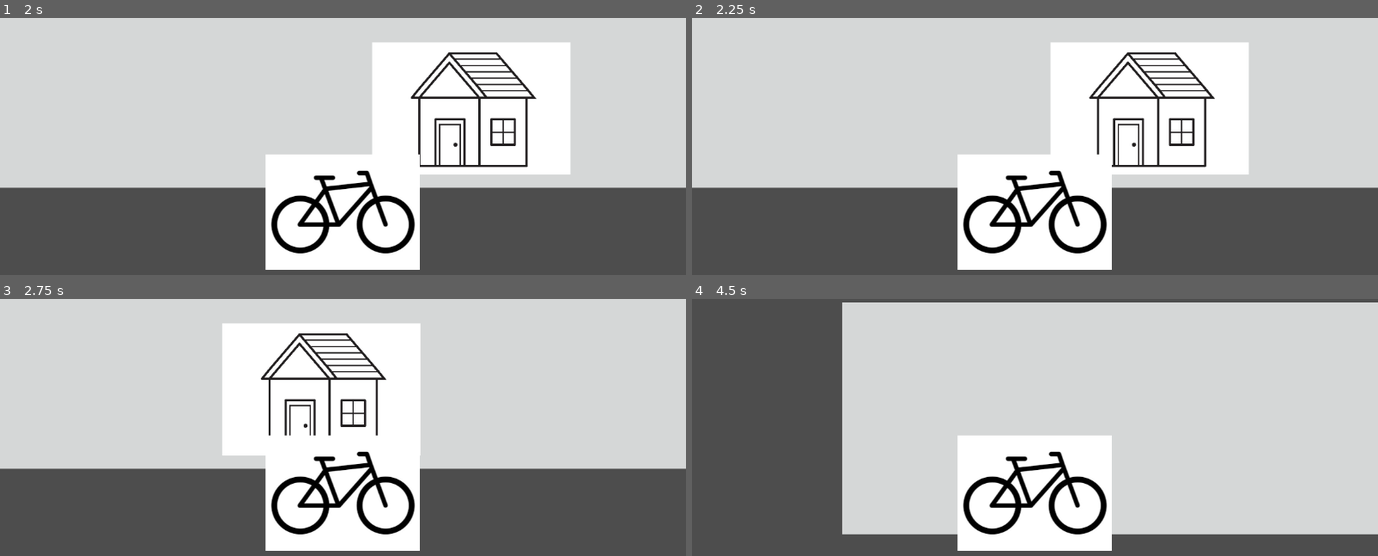
Above: before the commit, frames 1-4 (two rows, left to right).
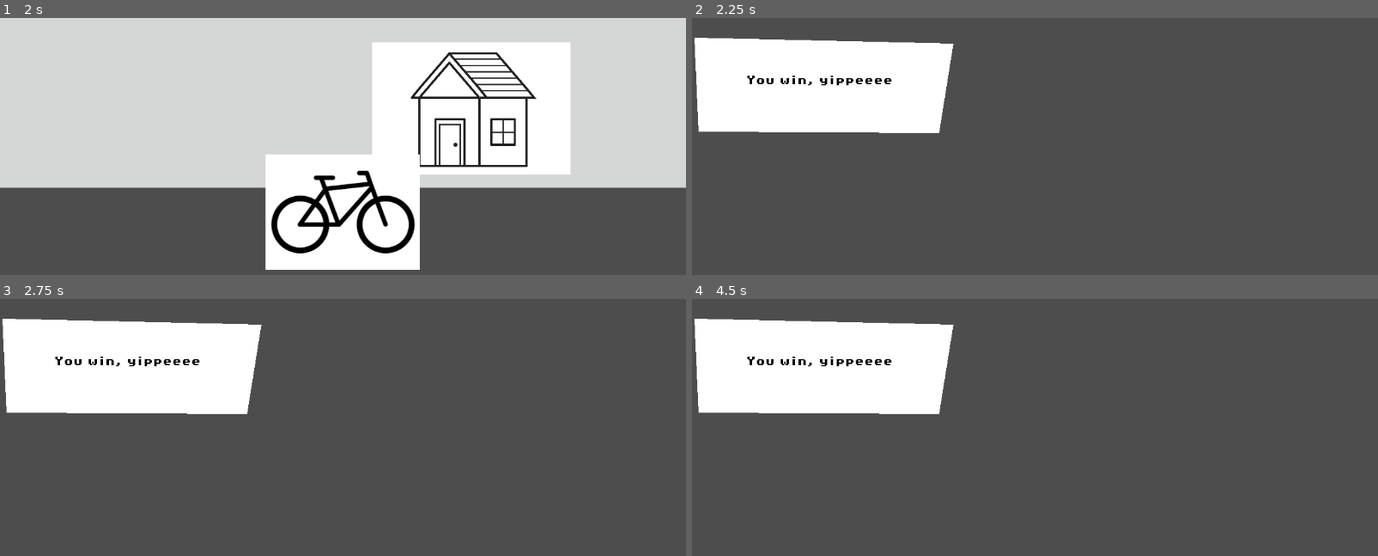
Above: after the commit, the same moments.

Repository: andreaTheCoder/brackeysgamejam
Game: Godot game, scene res://scenes/game.tscn
Same seed, same stepped clock (60 frames per second), same inputs: the game is played once before the commit and once after it.
Inputs:
- Up to frame 1 (2 s): tap Enter at 0.5 s; hold Right (forward) 0.53-1.28 s; hold Shift (deliver, bound only after the commit) 0.53-1.28 s; hold Down (down) from 1.28 s (still down); tap Shift (deliver, bound only after the commit) at 1.35 s
- Up to frame 2 (2.25 s): release Down (down) at 2.03 s; hold Right (forward) from 2.03 s (still down); hold Shift (deliver, bound only after the commit) from 2.03 s (still down)
- Up to frame 3 (2.75 s): keep holding Right (forward); keep holding Shift (deliver, bound only after the commit)
- Up to frame 4 (4.5 s): release Shift (deliver, bound only after the commit) at 2.78 s; tap Shift (deliver, bound only after the commit) at 2.85, 4.35 s; release Right (forward) at 3.53 s; hold Shift (deliver, bound only after the commit) 3.53-4.28 s; hold Down (down) from 3.53 s (still down); tap R (reset) at 4.25 s

Frame 1 is identical in both runs. In frame 2, 73% of the frame differs, in the area x 0-100%, y 0-98%; in frame 3, 71%; in frame 4, 79%, in the area x 0-100%, y 1-98%.

Commit message:
added house and delivery key
when bike is at house and delivery key is pressed (either shift), end screen shows up

Diff:
--- a/project.godot
+++ b/project.godot
@@ -45,6 +45,12 @@
 "events": [Object(InputEventKey,"resource_local_to_scene":false,"resource_name":"","device":-1,"window_id":0,"alt_press …(192 unchanged characters)…
 ]
 }
+deliver={
+"deadzone": 0.2,
+"events": [Object(InputEventKey,"resource_local_to_scene":false,"resource_name":"","device":-1,"window_id":0,"alt_pressed":false,"shift_pressed":false,"ctrl_pressed":false,"meta_pressed":false,"pressed":false,"keycode":0,"physical_keycode":4194325,"key_label":0,"unicode":0,"location":0,"echo":false,"script":null)
+, Object(InputEventKey,"resource_local_to_scene":false,"resource_name":"","device":-1,"window_id":0,"alt_pressed":false,"shift_pressed":false,"ctrl_pressed":false,"meta_pressed":false,"pressed":false,"keycode":0,"physical_keycode":4194325,"key_label":0,"unicode":0,"location":0,"echo":false,"script":null)
+]
+}
 
 [rendering]
 
--- /dev/null
+++ b/scenes/end_screen.tscn
@@ -0,0 +1,17 @@
+[gd_scene load_steps=2 format=3 uid="uid://y1d65tlnxh7k"]
+
+[ext_resource type="FontFile" uid="uid://cly85sjrqbosg" path="res://assets/brackeys_platformer_assets 2/fonts/PixelOperator8-Bold.ttf" id="1_kq7ac"]
+
+[node name="Node2D" type="Node2D"]
+
+[node name="Polygon2D" type="Polygon2D" parent="."]
+polygon = PackedVector2Array(4, 33, 439, 43, 415, 193, 11, 191)
+
+[node name="Label" type="Label" parent="."]
+offset_left = 91.0
+offset_top = 97.0
+offset_right = 337.0
+offset_bottom = 120.0
+theme_override_colors/font_color = Color(0, 0, 0, 1)
+theme_override_fonts/font = ExtResource("1_kq7ac")
+text = "You win, yippeeee"
--- a/scenes/target_house.tscn
+++ b/scenes/target_house.tscn
@@ -4,7 +4,7 @@
 [ext_resource type="Texture2D" uid="uid://b7s8lnjyghdgr" path="res://assets/house.jpg" id="2_ckt2h"]
 
 [sub_resource type="RectangleShape2D" id="RectangleShape2D_4hs0r"]
-size = Vector2(264, 98)
+size = Vector2(264, 306.5)
 
 [node name="target_house" type="Area2D"]
 collision_layer = 2
@@ -15,8 +15,7 @@
 texture = ExtResource("2_ckt2h")
 
 [node name="CollisionShape2D" type="CollisionShape2D" parent="."]
-position = Vector2(-38, 49)
+position = Vector2(-117, 3.75)
 shape = SubResource("RectangleShape2D_4hs0r")
-disabled = true
 
 [connection signal="body_entered" from="." to="." method="_on_body_entered"]
--- a/scripts/target_house.gd
+++ b/scripts/target_house.gd
@@ -1,7 +1,8 @@
 extends Area2D
 
 const BIKE = preload("res://scenes/bike.tscn")
-
+var at_house = false
+var game_over_scene:PackedScene = load("res://scenes/end_screen.tscn")
 # Called when the node enters the scene tree for the first time.
 func _ready() -> void:
 	pass # Replace with function body.
@@ -9,8 +10,8 @@
 
 # Called every frame. 'delta' is the elapsed time since the previous frame.
 func _process(delta: float) -> void:
-	pass
+	if at_house and Input.is_action_pressed("deliver"):
+		get_tree().change_scene_to_packed(game_over_scene)
 
 func _on_body_entered(body: Node2D) -> void:
-	$"../Bike".velocity.x = 0
-	pass # Replace with function body.
+	at_house = true
